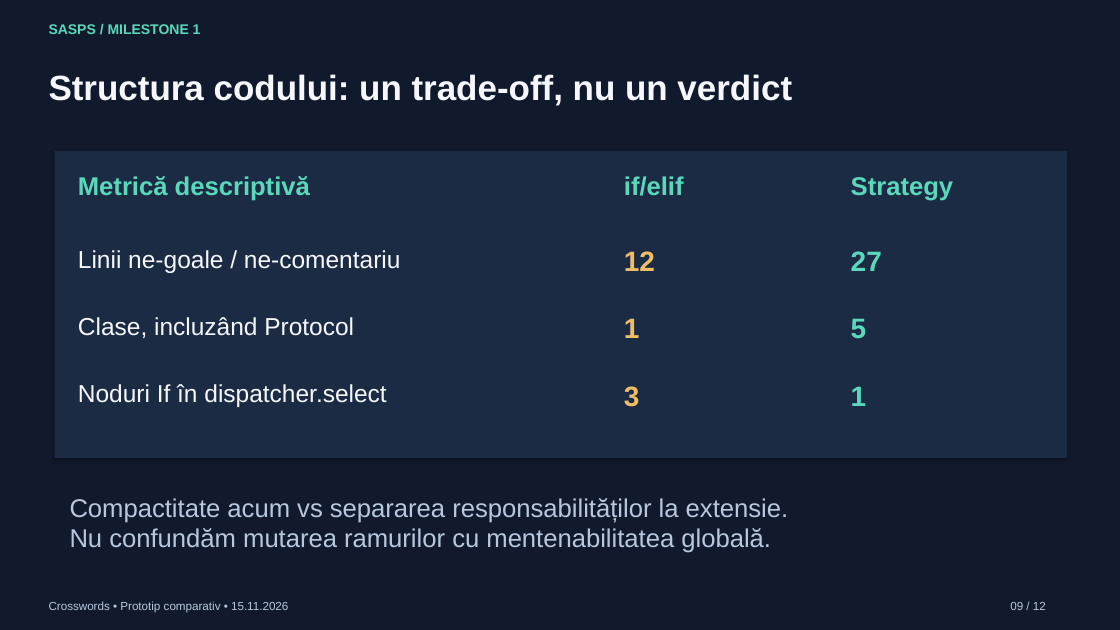
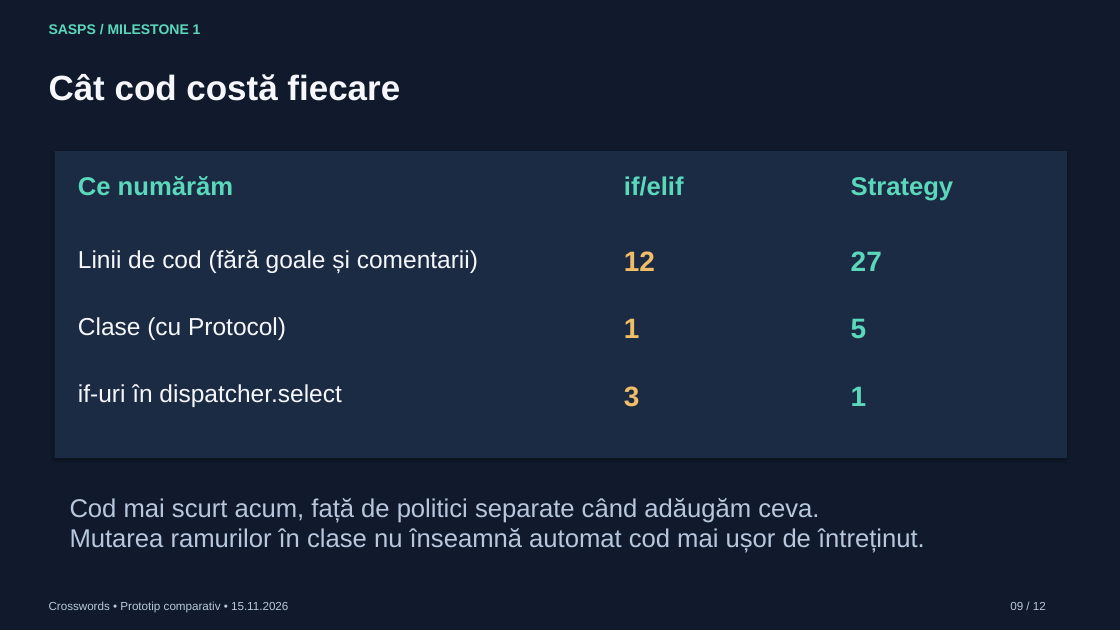
Before and after one commit to nadolualex/sasps-crosswords, a slide deck: slide 9 of presentation/SASPS_M1_Crosswords.pptx. Drawn at 1120x630 pixels with LibreOffice and Linux fonts; fonts in the diff are those of the drawing. Boxes give left, top, right and bottom in pixels: in the first picture for what was removed or moved away, otherwise in the second. Text is boxed around its words. In the diff, an @@ line names an element or a change of style, - is before the commit and + after.

```diff
--- a/presentation/SASPS_M1_Crosswords.pptx
+++ b/presentation/SASPS_M1_Crosswords.pptx
@@ text at (49, 74, 400, 101): text changed @@
-Structura codului: un trade-off, nu un verdict
+Cât cod costă fiecare
@@ text at (78, 176, 233, 195): text changed @@
-Metrică descriptivă
+Ce numărăm
@@ text at (78, 250, 478, 273): text changed @@
-Linii ne-goale / ne-comentariu
+Linii de cod (fără goale și comentarii)
@@ text at (78, 317, 286, 340): text changed @@
-Clase, incluzând Protocol
+Clase (cu Protocol)
@@ text at (78, 384, 341, 407): text changed @@
-Noduri If în dispatcher.select
+if-uri în dispatcher.select
@@ text at (70, 498, 925, 553): text changed @@
-Compactitate acum vs separarea responsabilităților la extensie.
-Nu confundăm mutarea ramurilor cu mentenabilitatea globală.
+Cod mai scurt acum, față de politici separate când adăugăm ceva.
+Mutarea ramurilor în clase nu înseamnă automat cod mai ușor de întreținut.
```
Also in this commit, not shown: 11 other slides changed, 17 other files.
